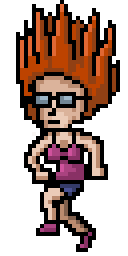
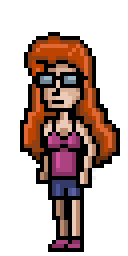
Layer changes from the first w=128, h=256 image to the second:
added group "idle_MC2_1" with 7 layers above "Head_MC2_idle_1" over [20, 104, 100, 252]
added layer "Eingefügte Ebene #33" in group "idle_MC2_1" over [28, 108, 92, 128]
added layer "Eingefügte Ebene #34" in group "idle_MC2_1" over [40, 128, 100, 152]
added layer "Eingefügte Ebene #35" in group "idle_MC2_1" over [36, 152, 100, 188]
added layer "Eingefügte Ebene #36" in group "idle_MC2_1" over [48, 180, 84, 200]
added layer "Neue Ebene #86" in group "idle_MC2_1" over [48, 200, 84, 252]
added group "Head_MC2_idle_1" with 6 layers above "jump_MC2_2" over [20, 32, 120, 168]
added layer "Neue Ebene #57" in group "Head_MC2_idle_1" over [36, 72, 88, 88]
added layer "Neue Ebene #58" in group "Head_MC2_idle_1" over [40, 76, 76, 84]
added layer "Ebene #11" in group "Head_MC2_idle_1" over [20, 36, 120, 168]
added layer "Neue Ebene #59" in group "Head_MC2_idle_1" over [24, 32, 96, 112]
added layer "Neue Ebene #60" in group "Head_MC2_idle_1" over [28, 36, 92, 108]
hid group "fall_MC2" (1 layers) over [24, 120, 108, 252]
hid group "Head_MC2_fall_1-Kopie" (6 layers) over [16, 0, 120, 140]
